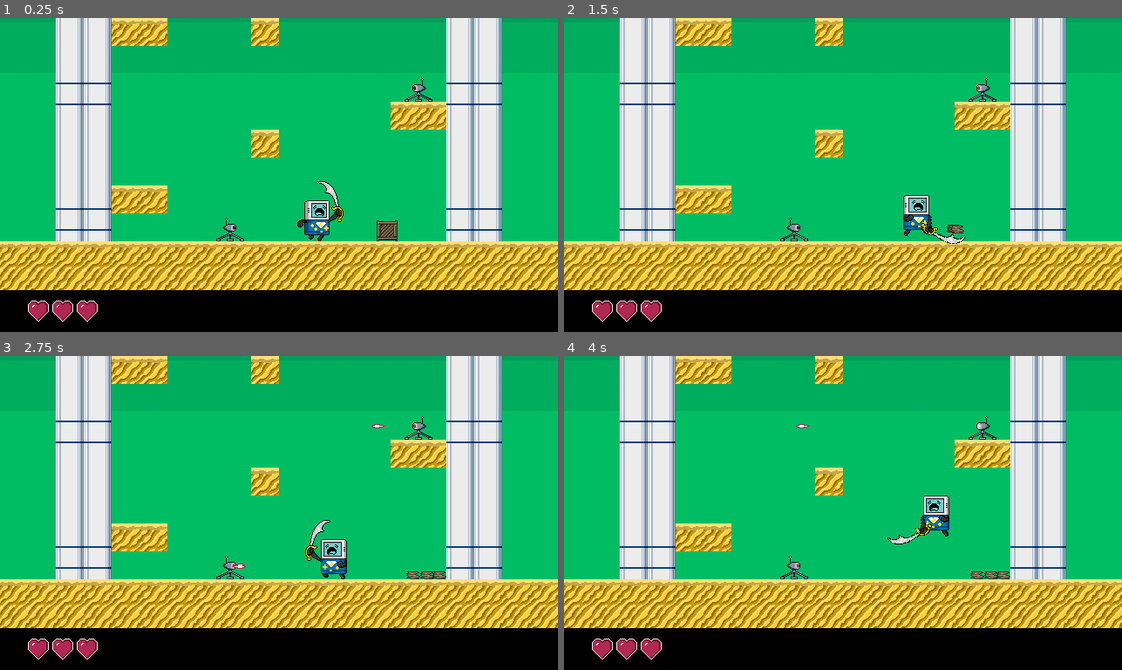
Above: before the commit, frames 1-4 (two rows, left to right).
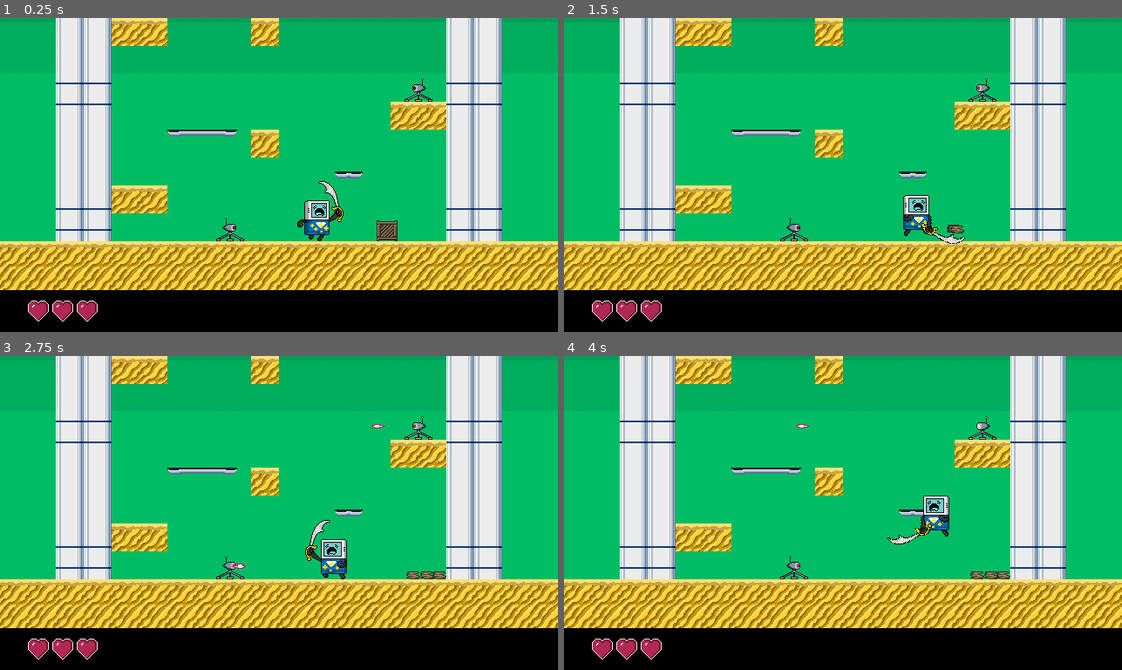
Above: after the commit, the same moments.

Repository: svntax/MetaBoyJam-2022
Game: Godot game, scene res://Gameplay.tscn
The game is run twice, just before and just after one commit, with the same random seed, the same clock (stepped at 60 frames per second) and the same inputs.
Inputs:
- Up to frame 1 (0.25 s): no input
- Up to frame 2 (1.5 s): hold Right (move_right) from 0.53 s (still down); tap X (action) at 0.6, 1.35 s; tap Z (jump) at 0.77 s
- Up to frame 3 (2.75 s): tap Z (jump) at 1.52 s; release Right (move_right) at 2.03 s; hold Left (move_left) from 2.03 s (still down); tap X (action) at 2.1 s
- Up to frame 4 (4 s): release Left (move_left) at 2.78 s; hold Right (move_right) from 2.78 s (still down); tap X (action) at 2.85, 3.6 s; tap Z (jump) at 3.02, 3.77 s

The runs differ from the first frame. In frame 1, 0.3% of the frame differs, in the area x 30-65%, y 35-52%; in frame 2, 0.3%; in frame 3, 0.3%; in frame 4, 0.3%.

Commit message:
Set up one-way platforms.

Diff:
--- a/Gameplay.tscn
+++ b/Gameplay.tscn
@@ -1,8 +1,8 @@
-[gd_scene load_steps=19 format=2]
+[gd_scene load_steps=17 format=2]
 
 [ext_resource path="res://MetaBoy/MetaBoy.tscn" type="PackedScene" id=1]
 [ext_resource path="res://Enemies/RobotGround/RobotGround.tscn" type="PackedScene" id=2]
-[ext_resource path="res://TowerArea/sand_tileset.png" type="Texture" id=3]
+[ext_resource path="res://TowerArea/TowerTileset.tres" type="TileSet" id=3]
 [ext_resource path="res://TowerArea/sky.png" type="Texture" id=4]
 [ext_resource path="res://TowerArea/SpaceBackground.gd" type="Script" id=5]
 [ext_resource path="res://BreakableObjects/Crate.tscn" type="PackedScene" id=6]
@@ -11,56 +11,7 @@
 [ext_resource path="res://TowerArea/LargePillar.tscn" type="PackedScene" id=9]
 [ext_resource path="res://MetaBoy/HealthUI.tscn" type="PackedScene" id=10]
 [ext_resource path="res://Gameplay.gd" type="Script" id=11]
-
-[sub_resource type="ConvexPolygonShape2D" id=5]
-points = PoolVector2Array( 32, 32, 0, 32, 0, 0, 32, 0 )
-
-[sub_resource type="ConvexPolygonShape2D" id=6]
-points = PoolVector2Array( 32, 32, 0, 32, 0, 0, 32, 0 )
-
-[sub_resource type="TileSet" id=7]
-0/name = "sand_top"
-0/texture = ExtResource( 3 )
-0/tex_offset = Vector2( 0, 0 )
-0/modulate = Color( 1, 1, 1, 1 )
-0/region = Rect2( 0, 0, 32, 32 )
-0/tile_mode = 0
-0/occluder_offset = Vector2( 0, 0 )
-0/navigation_offset = Vector2( 0, 0 )
-0/shape_offset = Vector2( 0, 0 )
-0/shape_transform = Transform2D( 1, 0, 0, 1, 0, 0 )
-0/shape = SubResource( 5 )
-0/shape_one_way = false
-0/shape_one_way_margin = 1.0
-0/shapes = [ {
-"autotile_coord": Vector2( 0, 0 ),
-"one_way": false,
-"one_way_margin": 1.0,
-"shape": SubResource( 5 ),
-"shape_transform": Transform2D( 1, 0, 0, 1, 0, 0 )
-} ]
-0/z_index = 0
-1/name = "sand"
-1/texture = ExtResource( 3 )
-1/tex_offset = Vector2( 0, 0 )
-1/modulate = Color( 1, 1, 1, 1 )
-1/region = Rect2( 32, 0, 32, 32 )
-1/tile_mode = 0
-1/occluder_offset = Vector2( 0, 0 )
-1/navigation_offset = Vector2( 0, 0 )
-1/shape_offset = Vector2( 0, 0 )
-1/shape_transform = Transform2D( 1, 0, 0, 1, 0, 0 )
-1/shape = SubResource( 6 )
-1/shape_one_way = false
-1/shape_one_way_margin = 1.0
-1/shapes = [ {
-"autotile_coord": Vector2( 0, 0 ),
-"one_way": false,
-"one_way_margin": 1.0,
-"shape": SubResource( 6 ),
-"shape_transform": Transform2D( 1, 0, 0, 1, 0, 0 )
-} ]
-1/z_index = 0
+[ext_resource path="res://TowerArea/PlatformsTileset.tres" type="TileSet" id=12]
 
 [sub_resource type="RectangleShape2D" id=8]
 extents = Vector2( 192, 10 )
@@ -117,10 +68,21 @@
 centered = false
 
 [node name="TileMap" type="TileMap" parent="."]
-tile_set = SubResource( 7 )
+tile_set = ExtResource( 3 )
 cell_size = Vector2( 32, 32 )
 format = 1
 tile_data = PoolIntArray( 4, 0, 0, 5, 0, 0, 9, 0, 0, 196622, 0, 0, 196623, 0, 0, 262153, 0, 0, 393220, 0, 0, 393221, 0, …(844 unchanged characters)…
+__meta__ = {
+"_edit_lock_": true
+}
+
+[node name="PlatformsTileMap" type="TileMap" parent="."]
+tile_set = ExtResource( 12 )
+cell_size = Vector2( 16, 16 )
+cell_quadrant_size = 8
+cell_custom_transform = Transform2D( 32, 0, 0, 32, 0, 0 )
+format = 1
+tile_data = PoolIntArray( 524300, 0, 0, 524301, 1, 0, 524302, 1, 0, 524303, 1, 0, 524304, 2, 0, 720920, 0, 0, 720921, 2, 0 )
 __meta__ = {
 "_edit_lock_": true
 }
--- /dev/null
+++ b/TowerArea/PlatformsTileset.tres
@@ -0,0 +1,77 @@
+[gd_resource type="TileSet" load_steps=5 format=2]
+
+[ext_resource path="res://TowerArea/platforms_tileset.png" type="Texture" id=1]
+
+[sub_resource type="ConvexPolygonShape2D" id=10]
+points = PoolVector2Array( 16, 8, 0, 8, 0, 0, 16, 0 )
+
+[sub_resource type="ConvexPolygonShape2D" id=11]
+points = PoolVector2Array( 16, 8, 0, 8, 0, 0, 16, 0 )
+
+[sub_resource type="ConvexPolygonShape2D" id=12]
+points = PoolVector2Array( 16, 8, 0, 8, 0, 0, 16, 0 )
+
+[resource]
+0/name = "platform_left"
+0/texture = ExtResource( 1 )
+0/tex_offset = Vector2( 0, 0 )
+0/modulate = Color( 1, 1, 1, 1 )
+0/region = Rect2( 0, 0, 16, 16 )
+0/tile_mode = 0
+0/occluder_offset = Vector2( 0, 0 )
+0/navigation_offset = Vector2( 0, 0 )
+0/shape_offset = Vector2( 0, 0 )
+0/shape_transform = Transform2D( 1, 0, 0, 1, 0, 0 )
+0/shape = SubResource( 10 )
+0/shape_one_way = true
+0/shape_one_way_margin = 2.0
+0/shapes = [ {
+"autotile_coord": Vector2( 0, 0 ),
+"one_way": true,
+"one_way_margin": 2.0,
+"shape": SubResource( 10 ),
+"shape_transform": Transform2D( 1, 0, 0, 1, 0, 0 )
+} ]
+0/z_index = 0
+1/name = "platform_middle"
+1/texture = ExtResource( 1 )
+1/tex_offset = Vector2( 0, 0 )
+1/modulate = Color( 1, 1, 1, 1 )
+1/region = Rect2( 16, 0, 16, 16 )
+1/tile_mode = 0
+1/occluder_offset = Vector2( 0, 0 )
+1/navigation_offset = Vector2( 0, 0 )
+1/shape_offset = Vector2( 0, 0 )
+1/shape_transform = Transform2D( 1, 0, 0, 1, 0, 0 )
+1/shape = SubResource( 11 )
+1/shape_one_way = true
+1/shape_one_way_margin = 2.0
+1/shapes = [ {
+"autotile_coord": Vector2( 0, 0 ),
+"one_way": true,
+"one_way_margin": 2.0,
+"shape": SubResource( 11 ),
+"shape_transform": Transform2D( 1, 0, 0, 1, 0, 0 )
+} ]
+1/z_index = 0
+2/name = "platform_right"
+2/texture = ExtResource( 1 )
+2/tex_offset = Vector2( 0, 0 )
+2/modulate = Color( 1, 1, 1, 1 )
+2/region = Rect2( 32, 0, 16, 16 )
+2/tile_mode = 0
+2/occluder_offset = Vector2( 0, 0 )
+2/navigation_offset = Vector2( 0, 0 )
+2/shape_offset = Vector2( 0, 0 )
+2/shape_transform = Transform2D( 1, 0, 0, 1, 0, 0 )
+2/shape = SubResource( 12 )
+2/shape_one_way = true
+2/shape_one_way_margin = 2.0
+2/shapes = [ {
+"autotile_coord": Vector2( 0, 0 ),
+"one_way": true,
+"one_way_margin": 2.0,
+"shape": SubResource( 12 ),
+"shape_transform": Transform2D( 1, 0, 0, 1, 0, 0 )
+} ]
+2/z_index = 0
--- /dev/null
+++ b/TowerArea/TowerTileset.tres
@@ -0,0 +1,53 @@
+[gd_resource type="TileSet" load_steps=4 format=2]
+
+[ext_resource path="res://TowerArea/sand_tileset.png" type="Texture" id=1]
+
+[sub_resource type="ConvexPolygonShape2D" id=5]
+points = PoolVector2Array( 32, 32, 0, 32, 0, 0, 32, 0 )
+
+[sub_resource type="ConvexPolygonShape2D" id=6]
+points = PoolVector2Array( 32, 32, 0, 32, 0, 0, 32, 0 )
+
+[resource]
+0/name = "sand_top"
+0/texture = ExtResource( 1 )
+0/tex_offset = Vector2( 0, 0 )
+0/modulate = Color( 1, 1, 1, 1 )
+0/region = Rect2( 0, 0, 32, 32 )
+0/tile_mode = 0
+0/occluder_offset = Vector2( 0, 0 )
+0/navigation_offset = Vector2( 0, 0 )
+0/shape_offset = Vector2( 0, 0 )
+0/shape_transform = Transform2D( 1, 0, 0, 1, 0, 0 )
+0/shape = SubResource( 5 )
+0/shape_one_way = false
+0/shape_one_way_margin = 1.0
+0/shapes = [ {
+"autotile_coord": Vector2( 0, 0 ),
+"one_way": false,
+"one_way_margin": 1.0,
+"shape": SubResource( 5 ),
+"shape_transform": Transform2D( 1, 0, 0, 1, 0, 0 )
+} ]
+0/z_index = 0
+1/name = "sand"
+1/texture = ExtResource( 1 )
+1/tex_offset = Vector2( 0, 0 )
+1/modulate = Color( 1, 1, 1, 1 )
+1/region = Rect2( 32, 0, 32, 32 )
+1/tile_mode = 0
+1/occluder_offset = Vector2( 0, 0 )
+1/navigation_offset = Vector2( 0, 0 )
+1/shape_offset = Vector2( 0, 0 )
+1/shape_transform = Transform2D( 1, 0, 0, 1, 0, 0 )
+1/shape = SubResource( 6 )
+1/shape_one_way = false
+1/shape_one_way_margin = 1.0
+1/shapes = [ {
+"autotile_coord": Vector2( 0, 0 ),
+"one_way": false,
+"one_way_margin": 1.0,
+"shape": SubResource( 6 ),
+"shape_transform": Transform2D( 1, 0, 0, 1, 0, 0 )
+} ]
+1/z_index = 0
Binary file added: TowerArea/platforms_tileset.png
Not shown, added: TowerArea/platforms_tileset.png.import
